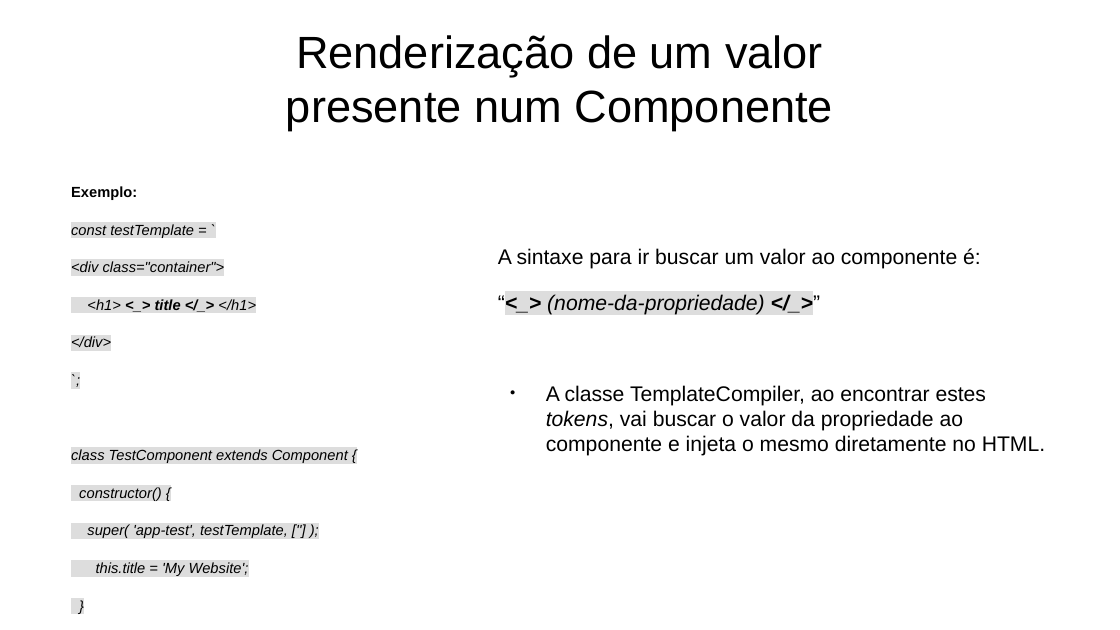
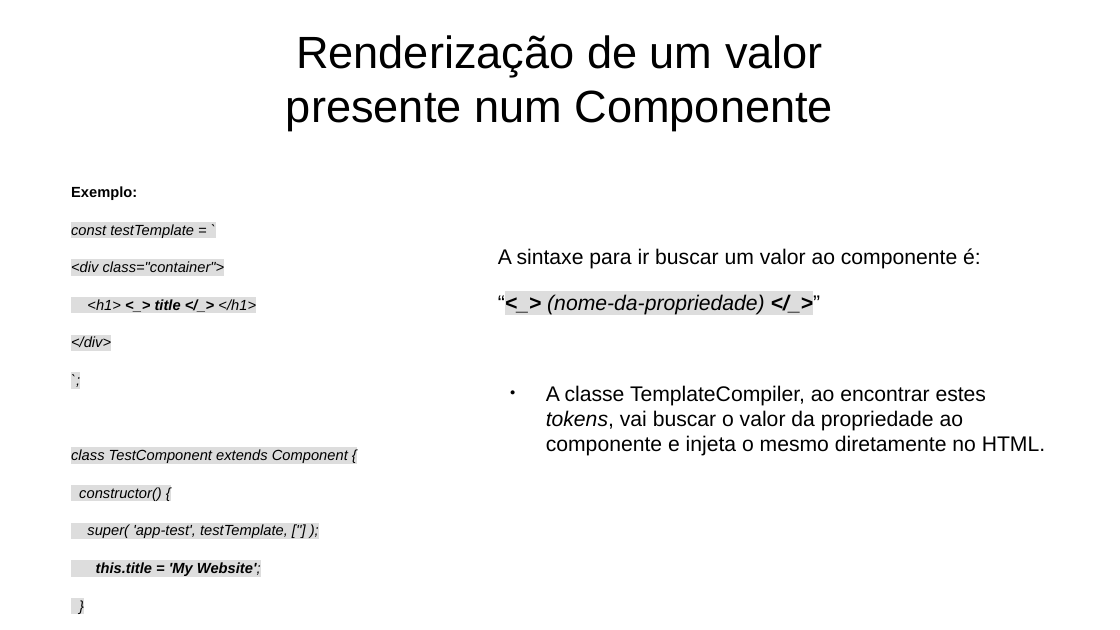
Before and after one commit to joao-neves95/js.web.components, a slide deck: slide 13 of ____docs/js.web.components_presentation_pt.odp. Drawn at 1120x630 pixels with LibreOffice and Linux fonts; fonts in the diff are those of the drawing. Boxes give left, top, right and bottom in pixels: in the first picture for what was removed or moved away, otherwise in the second. Text is boxed around its words. In the diff, an @@ line names an element or a change of style, - is before the commit and + after.

```diff
--- a/____docs/js.web.components_presentation_pt.odp
+++ b/____docs/js.web.components_presentation_pt.odp
@@ text at [96, 562, 261, 576]: bold on in "this.title = 'My Website';" @@
```
Also in this commit, not shown: 7 other slides changed, 1 slide added, 1 other file.
